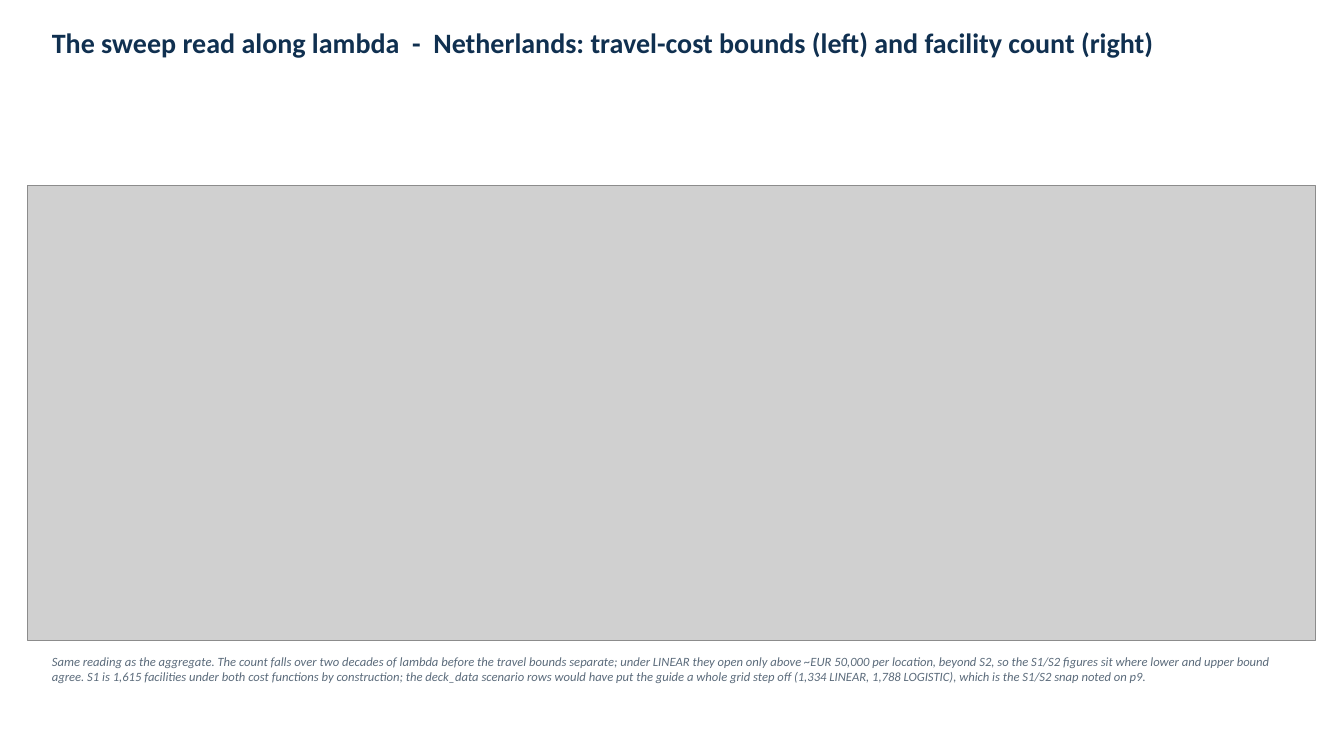
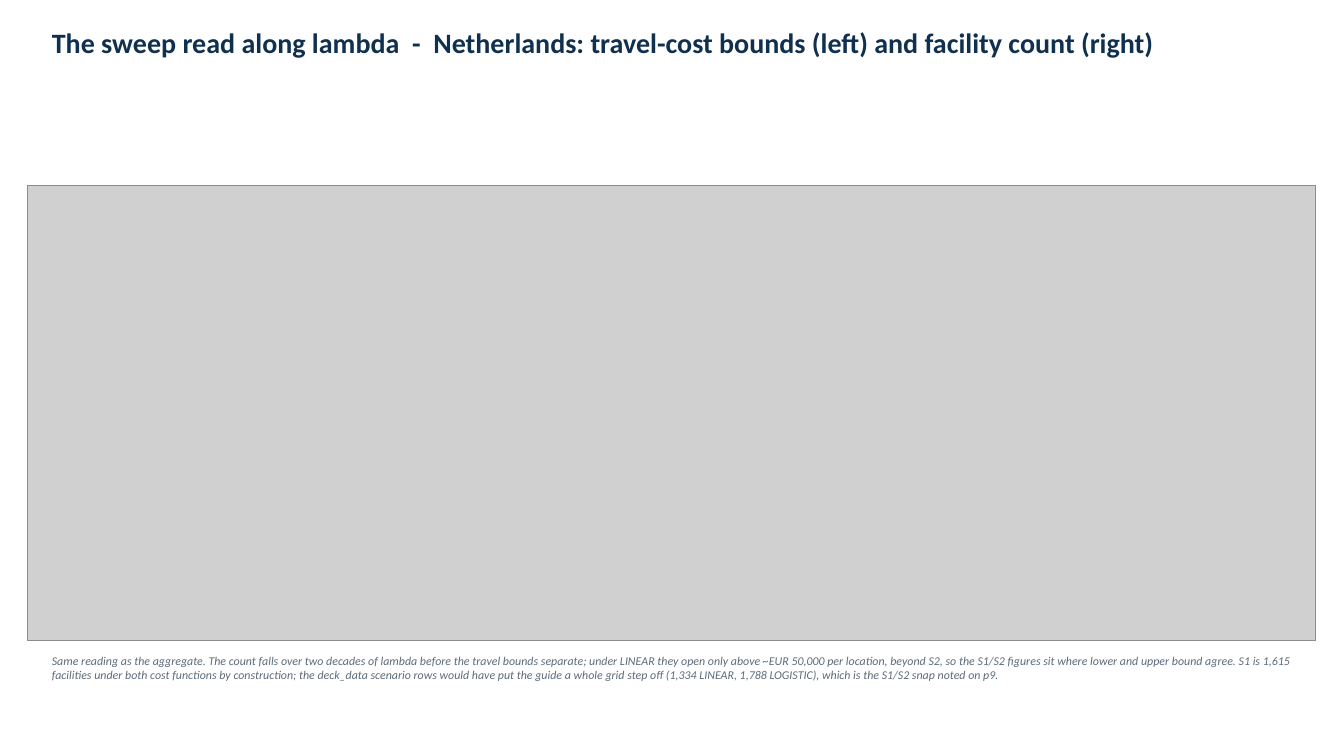
Before and after one commit to ObjectVision/NetworkModel_EU, a slide deck: slide 69 of doc/lambda_sweep5.pptx (slide 68 before the commit). Drawn at 1344x756 pixels with LibreOffice and Linux fonts; fonts in the diff are those of the drawing; grey boxes stand for pictures. Boxes give left, top, right and bottom in pixels: in the first picture for what was removed or moved away, otherwise in the second. Text is boxed around its words. In the diff, an @@ line names an element or a change of style, - is before the commit and + after.

```diff
--- a/doc/lambda_sweep5.pptx
+++ b/doc/lambda_sweep5.pptx
@@ text "Same reading as the aggregate. ..." at (52, 656, 1290, 681): size 9 to 8.5 pt @@
```
Also in this commit, not shown: 12 other slides changed, 2 slides added, 1 slide removed, 5 other files.
